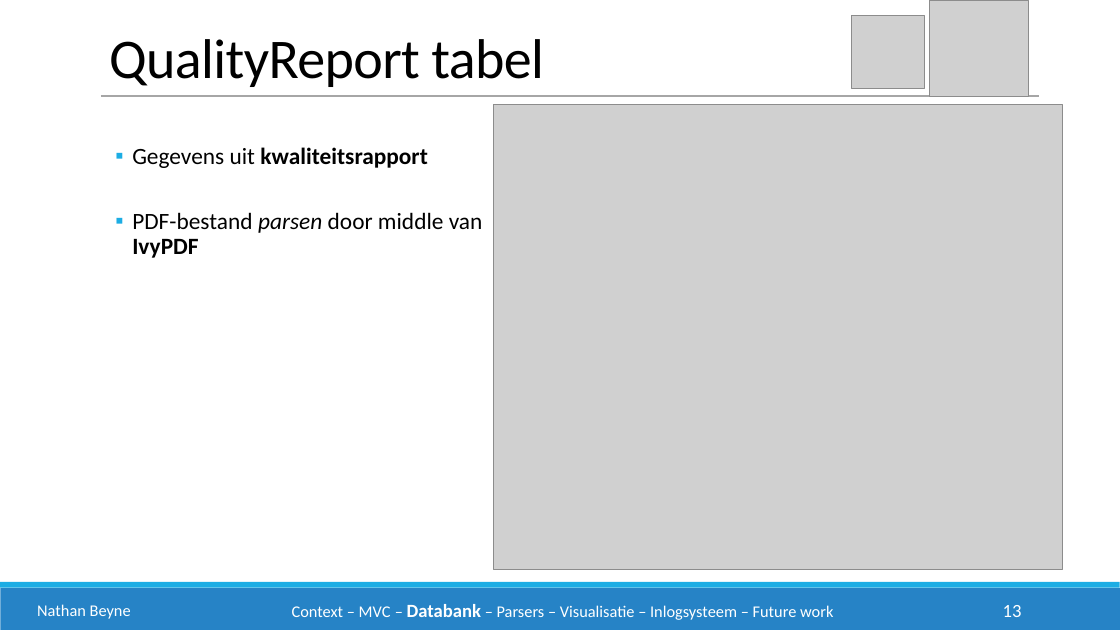
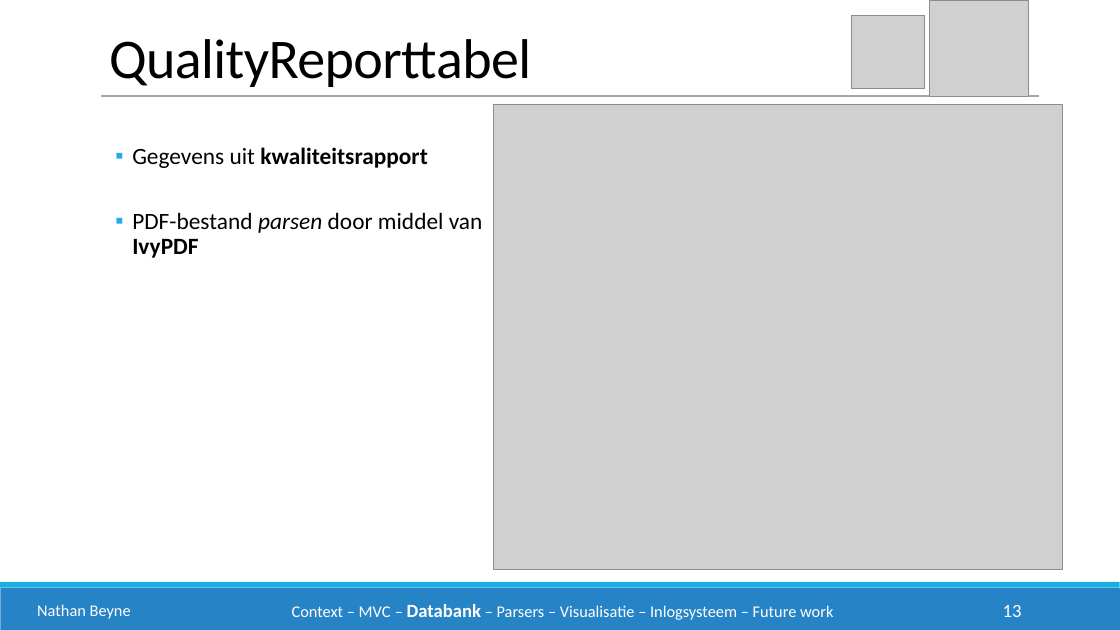
Before and after one commit to philipkukoba/Bachelors-Dissertation-DroneWebApp, a slide deck: slide 13 of documenten/eindpresentatie/drone1.pptx. Drawn at 1120x630 pixels with LibreOffice and Linux fonts; fonts in the diff are those of the drawing; grey boxes stand for pictures. Boxes give left, top, right and bottom in pixels: in the first picture for what was removed or moved away, otherwise in the second. Text is boxed around its words. In the diff, an @@ line names an element or a change of style, - is before the commit and + after.

```diff
--- a/documenten/eindpresentatie/drone1.pptx
+++ b/documenten/eindpresentatie/drone1.pptx
@@ text at [109,39,531,87]: spaces changed @@
-QualityReport tabel
+QualityReporttabel
@@ text at [132,212,483,258]: text changed @@
-  ▪ PDF-bestand parsen door middle van IvyPDF
+  ▪ PDF-bestand parsen door middel van IvyPDF
```
Also in this commit, not shown: 7 other slides changed.
